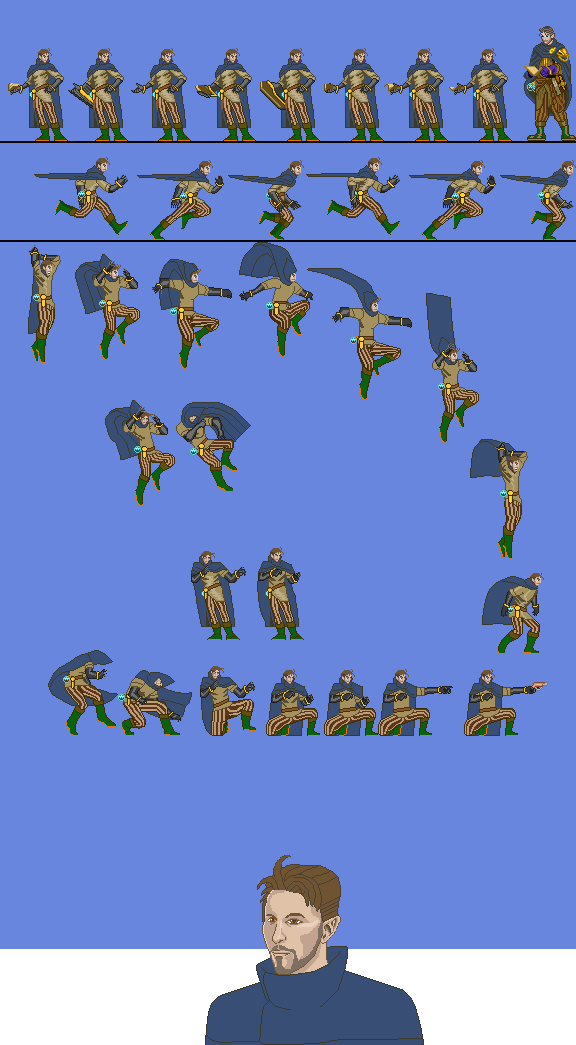
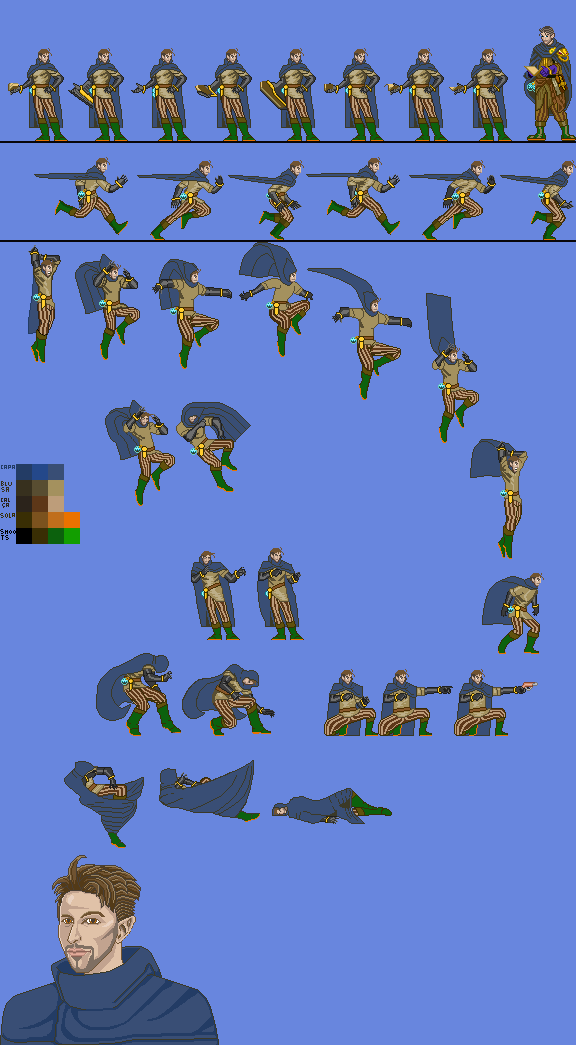
Before/after of a 576×1045 layered artwork. What changed in the layer stack:
painted on "Copiar de Pintar camada 3" over [28, 255, 232, 320]
removed layer "Copiar de Crouch" (1st of 4) over [48, 650, 548, 768]
painted on "Pintar camada 3" (2nd of 2) over [48, 650, 548, 768]
painted on "Copiar de Crouch" (1st of 2) over [64, 650, 512, 832]
moved "Pintar camada 5" above "Death", painted on it over [0, 650, 576, 1045]
renamed "Pintar camada 6" to "Death", painted on it over [64, 704, 448, 1045]
added layer "Hit" (1st of 2) above "Hit" over [0, 255, 166, 544]
renamed "Copiar de Crouch" to "Hit", painted on it over [38, 532, 384, 848]
painted on "Crouch" over [192, 664, 427, 824]
painted on "Pintar camada 4" over [105, 320, 137, 331]
painted on "Jump" over [0, 255, 548, 704]
painted on "idle" over [23, 71, 508, 130]
painted on "Plano de fundo" over [0, 71, 576, 1045]
